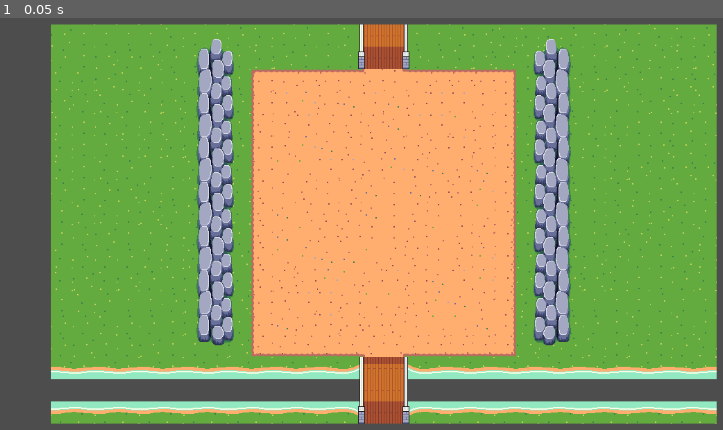
Above: before the commit, frame 1.
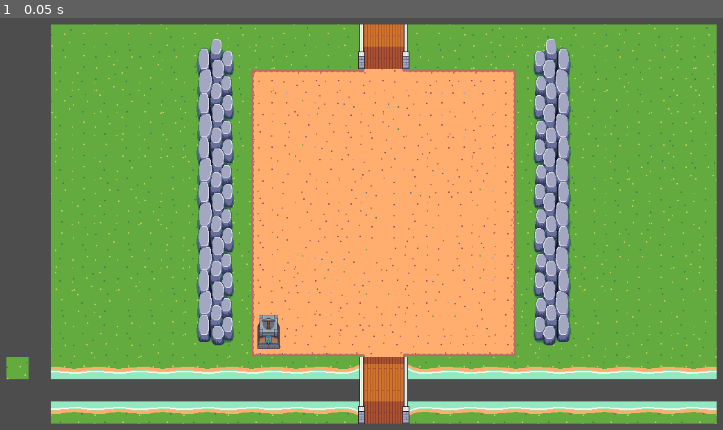
Above: after the commit, the same moment.

Repository: ryguyroberts/Maul_TD
Game: Godot game, scene res://scenes/game.tscn
Same seed, same stepped clock (60 frames per second), same inputs: the game is played once before the commit and once after it.
Inputs:
- Up to frame 1 (0.05 s): no input

The runs differ from the first frame. In frame 1, 0.4% of the frame differs, in the area x 0-39%, y 72-88%.

Commit message:
add tower anim

Diff:
--- a/Maul TD/scenes/game.tscn
+++ b/Maul TD/scenes/game.tscn
@@ -1,7 +1,8 @@
-[gd_scene load_steps=6 format=3 uid="uid://frfdnvrwv5o7"]
+[gd_scene load_steps=7 format=3 uid="uid://frfdnvrwv5o7"]
 
 [ext_resource type="Texture2D" uid="uid://bur5vo571q874" path="res://assets/Grass Tileset.png" id="1_61dac"]
 [ext_resource type="Texture2D" uid="uid://c7sdtew7jkr08" path="res://assets/Animated water tiles.png" id="2_tmsb1"]
+[ext_resource type="PackedScene" uid="uid://rvqbxbujnia4" path="res://scenes/tower.tscn" id="3_7umrj"]
 
 [sub_resource type="TileSetAtlasSource" id="TileSetAtlasSource_xdc4f"]
 texture = ExtResource("1_61dac")
@@ -1758,9 +1759,12 @@
 tile_set = SubResource("TileSet_n6uog")
 format = 2
 layer_0/name = "Ground"
-layer_0/tile_data = PackedInt32Array(-131072, 327680, 14, -1 …(9682 unchanged characters)… , 851979, 3473411, 8, 851981, 3473411, 8)
+layer_0/tile_data = PackedInt32Array(-131072, 327680, 14, -1 …(9682 unchanged characters)… , 851979, 3473411, 8, 851981, 3473411, 8, 786415, 327680, 7)
 layer_1/name = "Walls"
 layer_1/tile_data = PackedInt32Array(-131074, 1376256, 29, -131073, 1441792, 29, -196608, 1507328, 29, -196607, 1572864 …(622 unchanged characters)…
 
 [node name="Camera2D" type="Camera2D" parent="."]
 position = Vector2(4, 165)
+
+[node name="Tower" parent="." instance=ExtResource("3_7umrj")]
+position = Vector2(-166, 308)
--- a/Maul TD/scenes/tower.tscn
+++ b/Maul TD/scenes/tower.tscn
@@ -1,3 +1,85 @@
-[gd_scene format=3 uid="uid://rvqbxbujnia4"]
+[gd_scene load_steps=12 format=3 uid="uid://rvqbxbujnia4"]
+
+[ext_resource type="Texture2D" uid="uid://dlo6d7et0yucm" path="res://assets/Tower 01.png" id="1_5ujug"]
+[ext_resource type="Texture2D" uid="uid://rqjsdcs7fyd" path="res://assets/Tower 01 - Level 01 - Weapon.png" id="2_0mv33"]
+
+[sub_resource type="AtlasTexture" id="AtlasTexture_vroio"]
+atlas = ExtResource("1_5ujug")
+region = Rect2(0, 0, 64, 128)
+
+[sub_resource type="AtlasTexture" id="AtlasTexture_73ada"]
+atlas = ExtResource("2_0mv33")
+region = Rect2(0, 0, 96, 96)
+
+[sub_resource type="AtlasTexture" id="AtlasTexture_y5ryy"]
+atlas = ExtResource("2_0mv33")
+region = Rect2(0, 0, 96, 96)
+
+[sub_resource type="AtlasTexture" id="AtlasTexture_6mok4"]
+atlas = ExtResource("2_0mv33")
+region = Rect2(96, 0, 96, 96)
+
+[sub_resource type="AtlasTexture" id="AtlasTexture_a08x0"]
+atlas = ExtResource("2_0mv33")
+region = Rect2(192, 0, 96, 96)
+
+[sub_resource type="AtlasTexture" id="AtlasTexture_l8e64"]
+atlas = ExtResource("2_0mv33")
+region = Rect2(288, 0, 96, 96)
+
+[sub_resource type="AtlasTexture" id="AtlasTexture_i7m4n"]
+atlas = ExtResource("2_0mv33")
+region = Rect2(384, 0, 96, 96)
+
+[sub_resource type="AtlasTexture" id="AtlasTexture_l4j48"]
+atlas = ExtResource("2_0mv33")
+region = Rect2(480, 0, 96, 96)
+
+[sub_resource type="SpriteFrames" id="SpriteFrames_f1ju8"]
+animations = [{
+"frames": [{
+"duration": 1.0,
+"texture": SubResource("AtlasTexture_73ada")
+}],
+"loop": true,
+"name": &"idle",
+"speed": 5.0
+}, {
+"frames": [{
+"duration": 1.0,
+"texture": SubResource("AtlasTexture_y5ryy")
+}, {
+"duration": 1.0,
+"texture": SubResource("AtlasTexture_6mok4")
+}, {
+"duration": 1.0,
+"texture": SubResource("AtlasTexture_a08x0")
+}, {
+"duration": 1.0,
+"texture": SubResource("AtlasTexture_l8e64")
+}, {
+"duration": 1.0,
+"texture": SubResource("AtlasTexture_i7m4n")
+}, {
+"duration": 1.0,
+"texture": SubResource("AtlasTexture_l4j48")
+}],
+"loop": true,
+"name": &"shoot",
+"speed": 5.0
+}]
 
 [node name="Tower" type="Node2D"]
+position = Vector2(0, -32)
+scale = Vector2(0.5, 0.5)
+
+[node name="TowerBase" type="Sprite2D" parent="."]
+texture = SubResource("AtlasTexture_vroio")
+
+[node name="BowSingleShot" type="AnimatedSprite2D" parent="."]
+position = Vector2(0, -13)
+sprite_frames = SubResource("SpriteFrames_f1ju8")
+animation = &"shoot"
+autoplay = "shoot"
+frame = 2
+frame_progress = 0.0399508
Not shown, added: Maul TD/assets/Tower 02 - Level 01 - Projectile - Impact.png.import
Not shown, added: Maul TD/assets/Tower 02 - Level 01 - Projectile.png.import
Not shown, added: Maul TD/assets/Tower 02 - Level 01 - Weapon.png.import
Not shown, added: Maul TD/assets/Tower 02 - Level 02 - Projectile - Impact.png.import
Not shown, added: Maul TD/assets/Tower 02 - Level 02 - Projectile.png.import
Not shown, added: Maul TD/assets/Tower 02 - Level 02 - Weapon.png.import
Not shown, added: Maul TD/assets/Tower 02 - Level 03 - Projectile - Impact.png.import
Not shown, added: Maul TD/assets/Tower 02 - Level 03 - Projectile.png.import
Not shown, added: Maul TD/assets/Tower 02 - Level 03 - Weapon.png.import
